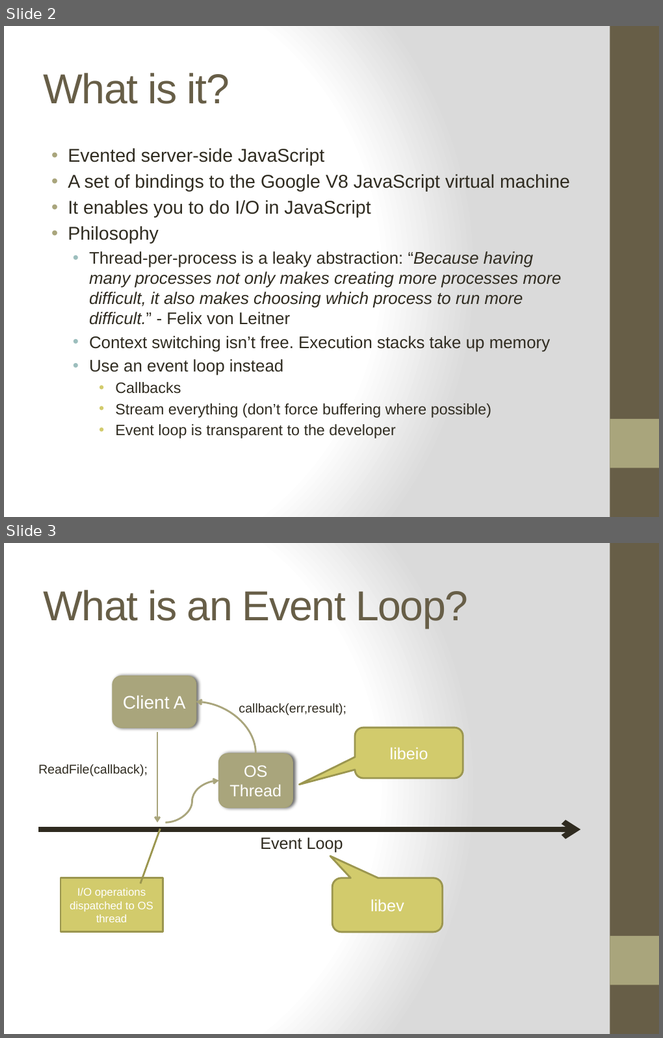
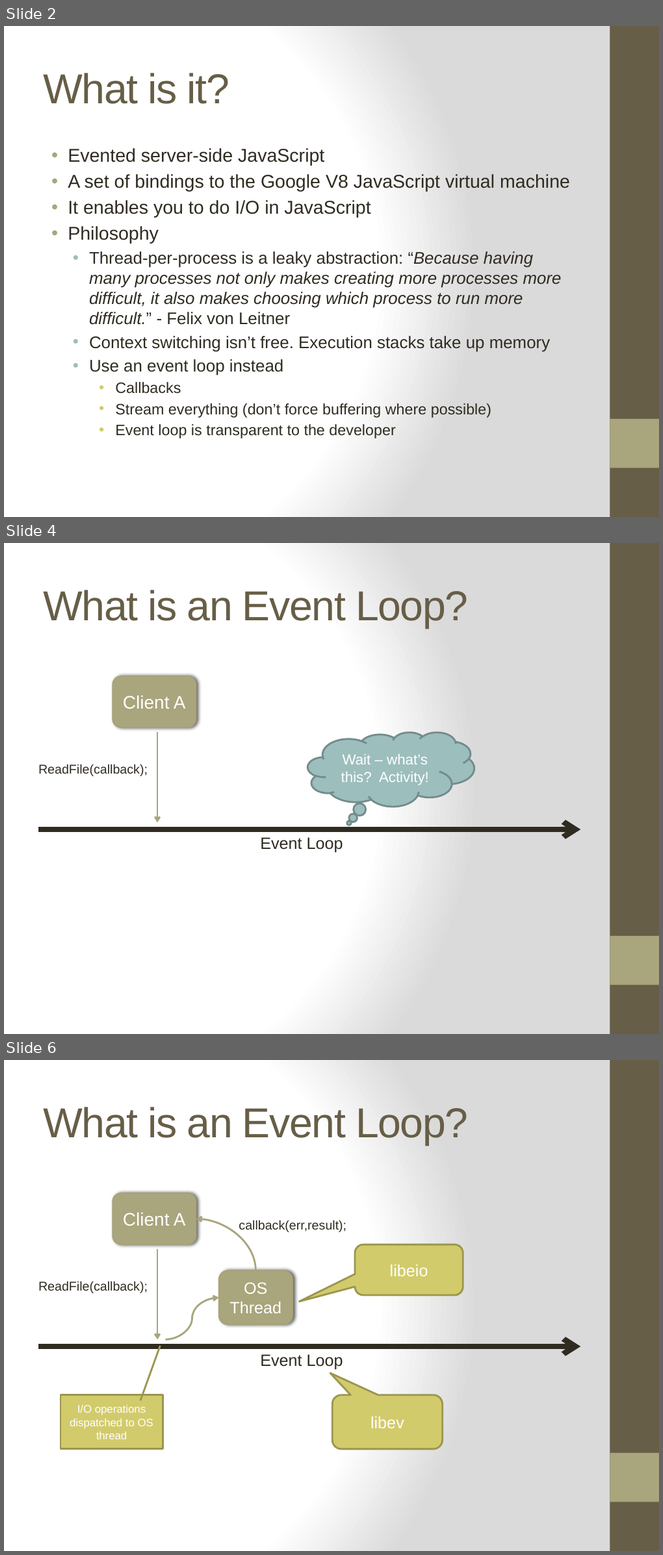
Before and after one commit to ifandelse/DevLink-2011---Getting-Started-With-Nodejs, a slide deck: PowerPoint/GettingStartedWithNodejs.pptx. Shown one above the other, each under a label of ours: slides 2 and 3 before the commit, slides 2, 4 and 6 after it; the slides between them are not shown. The pictures are 663x1038 and 663x1555 pixels, drawn with LibreOffice and Linux fonts; fonts in the diff are those of the drawing. Boxes give left, top, right and bottom in pixels: in the first picture for what was removed or moved away, otherwise in the second. Text is boxed around its words. In the diff, an @@ line names an element or a change of style, - is before the commit and + after.

```diff
--- a/PowerPoint/GettingStartedWithNodejs.pptx
+++ b/PowerPoint/GettingStartedWithNodejs.pptx
@@ slide 4 added at (x1=4, y1=543, x2=659, y2=1034), background gradient #FFFFFF to #DADADA; not listed: 2 template elements that a slide beside it also shows @@
@@ title added at (x1=43, y1=590, x2=468, y2=628), 46 pt, text #675E47 @@
+What is an Event Loop?
@@ rounded rectangle added at (x1=113, y1=676, x2=196, y2=728), fill #A9A57C, outline #A6A278 1 pt, 20 pt, text #FFFFFF @@
+Client A
@@ arrow added from (157, 732) to (157, 823), #A9A57C 2 pt @@
@@ thought cloud added at (x1=308, y1=732, x2=475, y2=806), fill #9CBEBD, outline #738D8C 2 pt, 16 pt, text #FFFFFF @@
+Wait – what’s this? Activity!
@@ text added at (x1=38, y1=764, x2=148, y2=776), 14 pt, text #2F2B20 @@
+ReadFile(callback);
@@ arrow added from (38, 830) to (581, 830), #2F2B20 6 pt @@
@@ text added at (x1=260, y1=837, x2=343, y2=852), 18 pt, text #2F2B20 @@
+Event Loop
@@ what was slide 3 is now slide 6 @@
```
Also in this commit, not shown: 6 other slides added.
